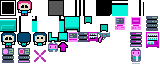
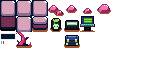
Revision of a layered 160 × 64 image; what changed, layer by layer:
renamed "Layer 11" to "Layer 13", moved it above "Layer 12", painted on it over [3, 32, 68, 63]
removed layer "Layer 10" over [2, 48, 14, 63]
removed layer "Layer 9" over [0, 0, 159, 64]
"Layer 12": opacity 80% → 100%, moved it above "Layer 1", painted on it over [0, 0, 111, 62]
